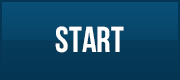
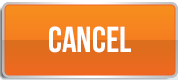
Layer changes from the first 180 x 80 image to the second:
showed group "Cam" (3 layers) over [0,0,180,80]
renamed "Rectangle 1" to "Rounded Rectangle 1", painted on it over [0,0,180,80]
renamed "start" to "swinge", painted on it over [48,26,131,53]
painted on "Rectangle 1 copy" (2nd of 2, in "Xanh"), masked it over [2,40,178,80]
renamed "Rectangle 1" to "Rectangle 2", painted on it over [0,0,180,80]
removed layer "Layer 1" over [0,0,180,80]
